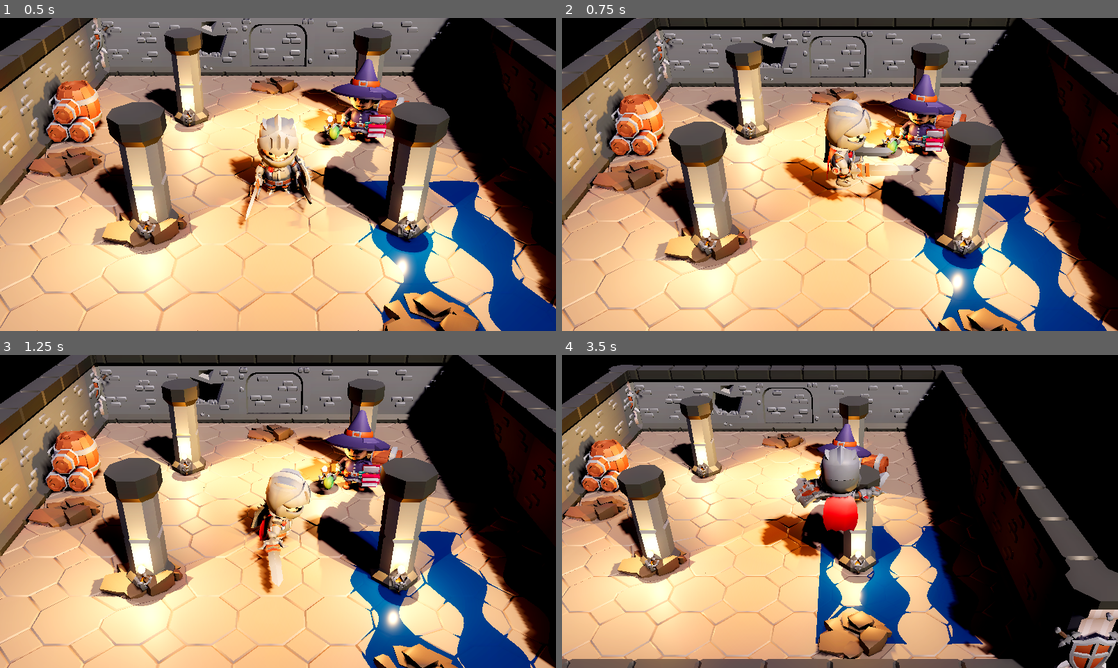
Above: before the commit, frames 1-4 (two rows, left to right).
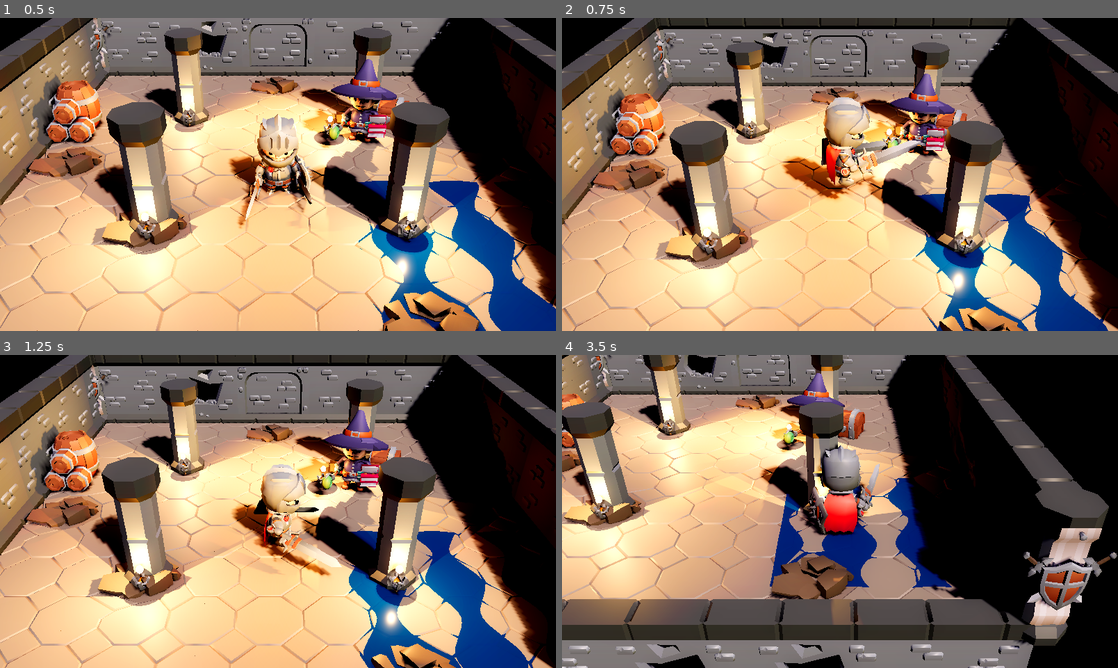
Above: after the commit, the same moments.

Repository: 0000544544/godot-hd2d-pipeline
Game: Godot game, scene res://scenes/main_hd2d_scene.tscn
Same seed, same stepped clock (60 frames per second), same inputs: the game is played once before the commit and once after it.
Inputs (mouse positions are in pixels of both pictures, inside the frame that each line leads up to):
- Up to frame 1 (0.5 s): no input
- Up to frame 2 (0.75 s): tap Enter (ui_accept) at 0.5 s; move the mouse to (962, 158) at 0.52 s; hold Right (ui_right) from 0.53 s (still down); hold Space from 0.53 s (still down); click (962, 158) at 0.67 s
- Up to frame 3 (1.25 s): keep holding Right (ui_right); keep holding Space; tap Enter (ui_accept) at 0.77, 0.8, 1.07 s
- Up to frame 4 (3.5 s): move the mouse to (728, 527) at 1.27 s; release Right (ui_right) at 1.28 s; release Space at 1.28 s; hold Down (ui_down) 1.28-2.03 s; tap Enter (ui_accept) at 1.35, 1.52, 1.82, 2.3, 3.02, 3.32 s; tap Space at 1.55, 3.05 s; move the mouse to (895, 442) at 2.02 s; hold Right (ui_right) 2.03-2.78 s; hold Space 2.03-2.78 s; move the mouse to (812, 574) at 2.77 s; hold Up (ui_up) from 2.78 s (still down); tap Shift at 2.85 s; click (812, 574) at 2.92 s

Frame 1 is identical in both runs. In frame 2, 12% of the frame differs, in the area x 0-100%, y 0-100%; in frame 3, 15%; in frame 4, 74%.

Commit message:
feat: enhance locomotion feel with dash-attack, dodge-cancel, and camera trauma

Diff:
--- a/scripts/player/player_hd2d.gd
+++ b/scripts/player/player_hd2d.gd
@@ -2,7 +2,8 @@
 extends CharacterBody3D
 
 ## Contrôleur de Joueur 3D HD-2D avec Machine à États et Bouclage d'Animations
-## Gère la locomotion fluide (ZQSD/WASD), l'inertie, le dash, le saut, l'attaque et l'interaction.
+## Gère la locomotion fluide (ZQSD/WASD), l'inertie, le dash réactif, le saut,
+## le coup d'épée (avec Dash-Attack et Dodge-Cancel) et les interactions.
 
 enum State {
 	IDLE,
@@ -22,8 +23,8 @@
 
 @export_group("Dash / Esquive")
 @export var dash_speed: float = 15.0
-@export var dash_duration: float = 0.22
-@export var dash_cooldown: float = 0.75
+@export var dash_duration: float = 0.28
+@export var dash_cooldown: float = 0.65
 
 @export_group("Modèle 3D & Animation")
 @export var model_root: Node3D
@@ -37,8 +38,10 @@
 var _dash_direction: Vector3 = Vector3.FORWARD
 
 var _attack_timer: float = 0.0
+var _attack_is_dash_slice: bool = false
 var _interact_timer: float = 0.0
 var _facing_direction: Vector3 = Vector3.FORWARD
+var _camera: HD2DCamera
 
 func _ready() -> void:
 	if not is_in_group("player"):
@@ -51,6 +54,13 @@
 	if not anim_player and model_root:
 		anim_player = model_root.find_child("AnimationPlayer", true, false)
 
+	# Récupération de la caméra pour le feedback de shake
+	var vp = get_viewport()
+	if vp:
+		var cam = vp.get_camera_3d()
+		if cam is HD2DCamera:
+			_camera = cam
+
 	_setup_animation_loops()
 	_change_state(State.IDLE)
 
@@ -58,14 +68,14 @@
 func _setup_animation_loops() -> void:
 	if not anim_player:
 		return
-	var loop_animations = ["Idle", "Running_A", "Walking_A", "Walking_B", "Walking_C", "Jump_Idle"]
+	var loop_animations = ["Idle", "Running_A", "Running_B", "Walking_A", "Walking_B", "Walking_C", "Jump_Idle"]
 	for anim_name in loop_animations:
 		if anim_player.has_animation(anim_name):
 			var anim: Animation = anim_player.get_animation(anim_name)
 			if anim:
 				anim.loop_mode = Animation.LOOP_LINEAR
 
-## Détection discrète et réactive des actions (Dash, Attaque, Interaction)
+## Détection discrète et réactive des actions (Dash, Attaque, Saut, Interaction)
 func _unhandled_input(event: InputEvent) -> void:
 	if event is InputEventKey and event.is_pressed() and not event.is_echo():
 		# Dash : Touche Shift
@@ -74,6 +84,9 @@
 		# Attaque : Touche F ou J
 		elif event.keycode in [KEY_F, KEY_J] or event.physical_keycode in [KEY_F, KEY_J]:
 			_try_attack()
+		# Saut : Touche Espace
+		elif event.keycode == KEY_SPACE or event.physical_keycode == KEY_SPACE:
+			_try_jump()
 		# Interaction : Touche E
 		elif event.keycode == KEY_E or event.physical_keycode == KEY_E:
 			_try_interact()
@@ -91,11 +104,9 @@
 	if not is_on_floor() and current_state != State.DASH:
 		velocity.y -= gravity * delta
 
-	# Gestion du saut via action ou touche Espace
-	if (Input.is_action_just_pressed("ui_accept") or Input.is_physical_key_pressed(KEY_SPACE)) and is_on_floor():
-		if current_state != State.DASH and current_state != State.ATTACK:
-			velocity.y = jump_velocity
-			_change_state(State.JUMP)
+	# Support de l'action ui_accept pour le saut
+	if Input.is_action_just_pressed("ui_accept"):
+		_try_jump()
 
 	# Exécution de l'état actif
 	match current_state:
@@ -128,10 +139,27 @@
 		State.JUMP:
 			_change_animation("Jump_Start", 0.08)
 		State.DASH:
-			_change_animation("Dodge_Forward", 0.05)
+			# Dodge_Forward joué à vitesse accélérée pour correspondre à la durée du dash
+			_change_animation("Dodge_Forward", 0.04, 1.35)
 		State.ATTACK:
-			_attack_timer = 0.55
-			_change_animation("1H_Melee_Attack_Slice_Horizontal", 0.08)
+			_attack_timer = 0.48
+			# Coup d'épée vif et percutant
+			_change_animation("1H_Melee_Attack_Slice_Horizontal", 0.05, 1.4)
+			if _attack_is_dash_slice:
+				velocity.x = _facing_direction.x * (move_speed * 1.5)
+				velocity.z = _facing_direction.z * (move_speed * 1.5)
+			else:
+				velocity.x = _facing_direction.x * 2.2
+				velocity.z = _facing_direction.z * 2.2
+
+			if not _camera:
+				var vp = get_viewport()
+				if vp:
+					var cam = vp.get_camera_3d()
+					if cam is HD2DCamera:
+						_camera = cam
+			if _camera and _camera.has_method("add_trauma"):
+				_camera.add_trauma(0.12)
 		State.INTERACT:
 			_interact_timer = 0.6
 			_change_animation("Interact", 0.1)
@@ -158,6 +186,7 @@
 
 		_facing_direction = Vector3(input_dir.x, 0.0, input_dir.y).normalized()
 		_rotate_model_towards(_facing_direction, delta)
+		# Bouclage infini sécurisé : _change_animation ne réinitialise pas la frame en cours
 		_change_animation("Running_A", 0.15)
 	else:
 		_change_state(State.IDLE)
@@ -220,23 +249,47 @@
 ## =============================================================================
 
 func _try_dash() -> void:
-	if _dash_cooldown_timer > 0.0 or current_state == State.DASH or current_state == State.ATTACK:
-		return
+	if _dash_cooldown_timer > 0.0 or current_state == State.DASH:
+		return
+
+	# Si en attaque, autoriser le Dodge-Cancel dès que le coup a porté (après 0.18s)
+	if current_state == State.ATTACK and _attack_timer > 0.30:
+		return
+
 	var input_dir = _get_input_direction()
 	if input_dir.length_squared() > 0.01:
 		_dash_direction = Vector3(input_dir.x, 0.0, input_dir.y).normalized()
 	else:
 		_dash_direction = _facing_direction
 
-	_rotate_model_towards(_dash_direction, 1.0)
+	_facing_direction = _dash_direction
+	if model_root:
+		model_root.rotation.y = atan2(_dash_direction.x, _dash_direction.z)
+
 	_dash_timer = dash_duration
 	_dash_cooldown_timer = dash_cooldown
 	_change_state(State.DASH)
 
 func _try_attack() -> void:
-	if current_state == State.DASH or current_state == State.ATTACK:
-		return
+	# En attaque active, ignorer les doubles appuis trop précoces
+	if current_state == State.ATTACK and _attack_timer > 0.20:
+		return
+
+	# Transition fluide : si on est en plein Dash, déclenche une attaque glissée (Dash-Attack)
+	_attack_is_dash_slice = (current_state == State.DASH)
+
+	var input_dir = _get_input_direction()
+	if input_dir.length_squared() > 0.01:
+		_facing_direction = Vector3(input_dir.x, 0.0, input_dir.y).normalized()
+		if model_root:
+			model_root.rotation.y = atan2(_facing_direction.x, _facing_direction.z)
+
 	_change_state(State.ATTACK)
+
+func _try_jump() -> void:
+	if is_on_floor() and current_state != State.DASH and current_state != State.ATTACK:
+		velocity.y = jump_velocity
+		_change_state(State.JUMP)
 
 func _try_interact() -> void:
 	if current_state == State.DASH or current_state == State.ATTACK:
@@ -269,9 +322,9 @@
 	model_root.rotation.y = lerp_angle(model_root.rotation.y, target_rot_y, rotation_speed * delta)
 
 ## Sécurise le déclenchement des animations sans réinitialiser la frame en cours
-func _change_animation(anim_name: String, blend_time: float = 0.15) -> void:
+func _change_animation(anim_name: String, blend_time: float = 0.15, speed: float = 1.0) -> void:
 	if not anim_player or not anim_player.has_animation(anim_name):
 		return
 	if anim_player.current_animation == anim_name and anim_player.is_playing():
 		return
-	anim_player.play(anim_name, blend_time)
+	anim_player.play(anim_name, blend_time, speed)
